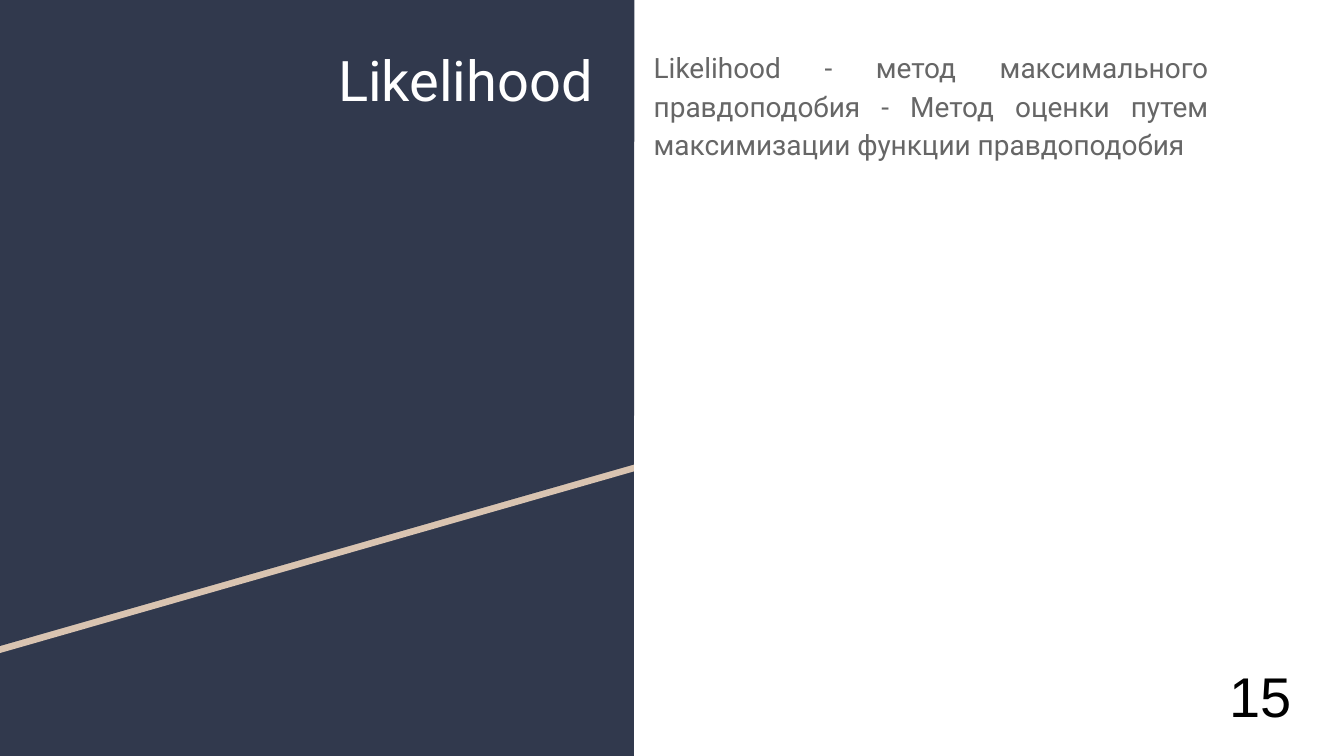
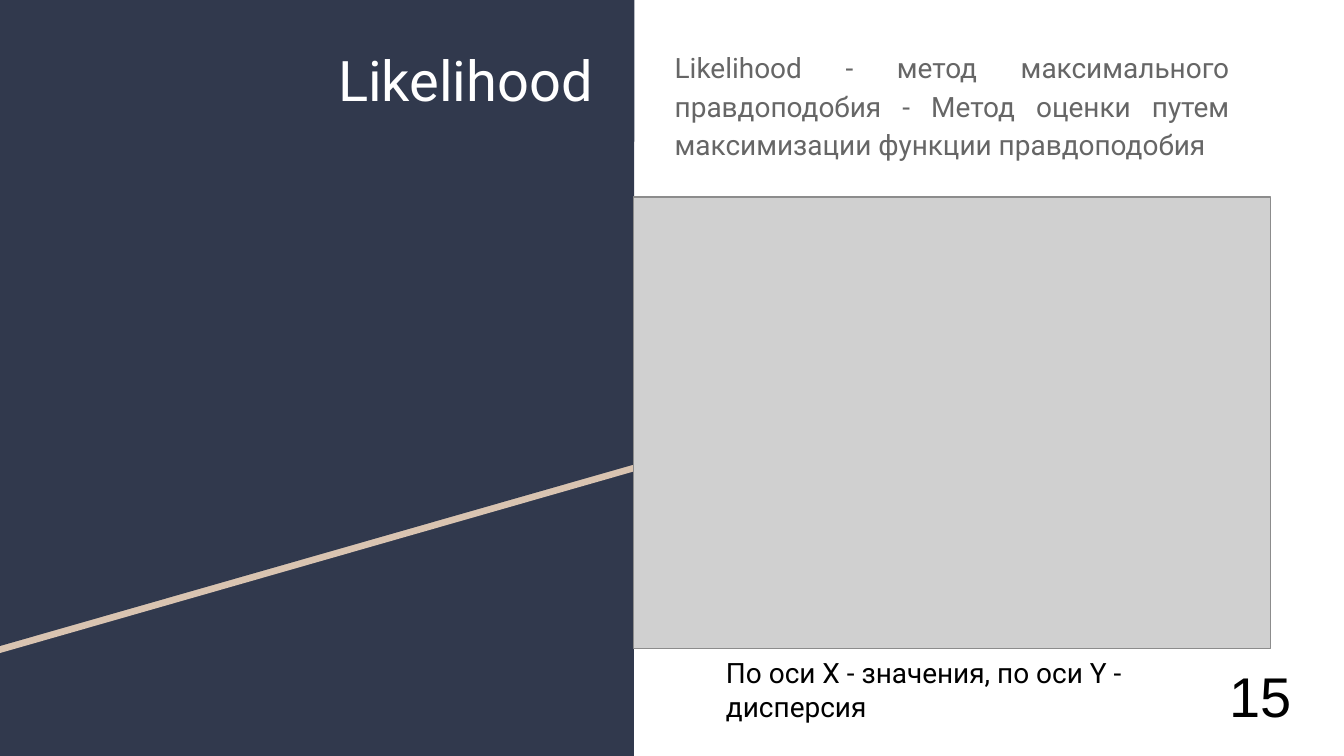
Before and after one commit to AlexanderUzunyan/TestProject, a slide deck: slide 16 of neuro/doc/TMVA.odp (slide 15 before the commit). Drawn at 1344x756 pixels with LibreOffice and Linux fonts; fonts in the diff are those of the drawing; grey boxes stand for pictures. Boxes give left, top, right and bottom in pixels: in the first picture for what was removed or moved away, otherwise in the second. Text is boxed around its words. In the diff, an @@ line names an element or a change of style, - is before the commit and + after.

```diff
--- a/neuro/doc/TMVA.odp
+++ b/neuro/doc/TMVA.odp
@@ text "Likelihood - метод максимального правдоподобия ..." moved from (x1=654, y1=57, x2=1208, y2=161) to (x1=675, y1=57, x2=1229, y2=161) @@
@@ picture added at (x1=634, y1=198, x2=1271, y2=649) @@
@@ title added at (x1=726, y1=663, x2=1107, y2=723), 15 pt, text #000000 @@
+По оси X - значения, по оси Y - дисперсия
```
Also in this commit, not shown: 14 other slides changed, 3 slides added.
